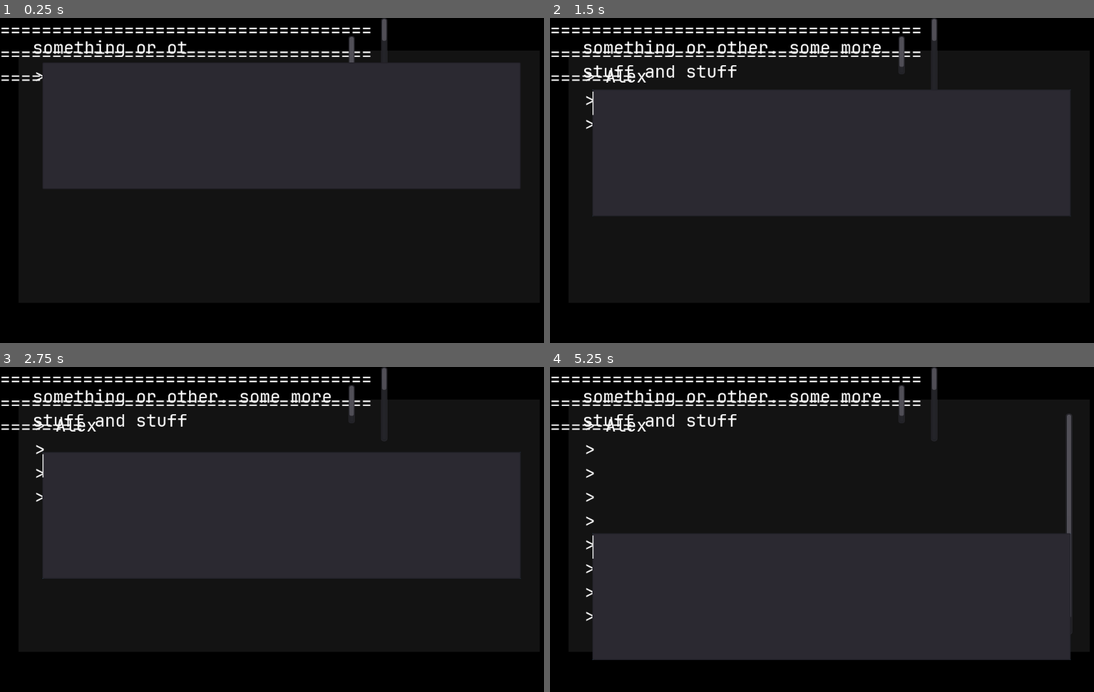
Above: before the commit, frames 1-4 (two rows, left to right).
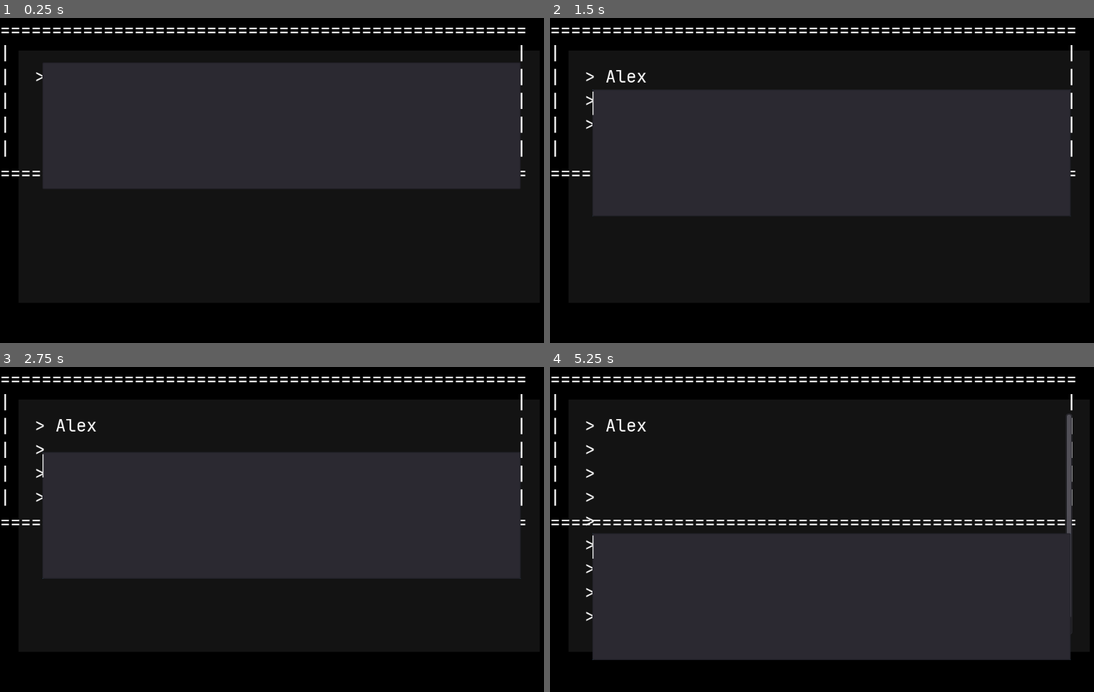
Above: after the commit, the same moments.

Repository: ailurada/project-seafarer
Game: Godot game, scene res://Control.tscn
Same seed, same stepped clock (60 frames per second), same inputs: the game is played once before the commit and once after it.
Inputs (mouse positions are in pixels of both pictures, inside the frame that each line leads up to):
- Up to frame 1 (0.25 s): no input
- Up to frame 2 (1.5 s): click (832, 125) at 0.52 s; type "Alex" at 0.6 s; tap Enter (enter) at 1.25, 1.35 s
- Up to frame 3 (2.75 s): tap Space at 2 s; tap Enter (enter) at 2.1 s
- Up to frame 4 (5.25 s): tap Enter (enter) at 2.75, 2.85, 3.6, 4.25, 4.35, 5.1 s; tap Space at 3.5, 5 s

The runs differ from the first frame. In frame 1, 1.7% of the frame differs, in the area x 0-97%, y 0-49%; in frame 2, 2.5%; in frame 3, 2.5%; in frame 4, 3.3%.

Commit message:
stretchy dialogue box

Diff:
--- a/app/Control.tscn
+++ b/app/Control.tscn
@@ -23,8 +23,8 @@
 color = Color( 0.0784314, 0.0784314, 0.0784314, 1 )
 
 [node name="DialogueBoxBorder" type="RichTextLabel" parent="."]
-margin_right = 713.0
-margin_bottom = 137.0
+margin_right = 4550.0
+margin_bottom = 763.0
 script = ExtResource( 3 )
 
 [node name="DialogueBoxText" type="RichTextLabel" parent="DialogueBoxBorder"]
--- a/app/Scripts/DialogueBoxBorder.gd
+++ b/app/Scripts/DialogueBoxBorder.gd
@@ -1,16 +1,39 @@
 extends RichTextLabel
 
-var top_border = "================================================================================"
+var char_width_px = 20
+var num_rows = 5
+
+var top_border = "=="
 var space = ""
+
+func generate_border(width_px):
+
+	top_border = "=="
+	space = ""
+
+	var new_border = ""
+
+	for i in range(width_px/char_width_px - 2):
+		top_border += "="
+		space += " "
+
+	new_border = top_border
+
+	for i in range(num_rows):
+		new_border += "\n|" + space + "|"
+
+	new_border += "\n" + top_border
+
+	self.text = new_border
+
 
 # Called when the node enters the scene tree for the first time.
 func _ready():
-	for i in range(len(top_border) -2):
-		space += " "
-
-	self.text = top_border + "\n|" + space + "|\n|" + space + "!\n" + top_border
+	var win_width = get_viewport().size.x
+	generate_border(win_width)
 
 
 # Called every frame. 'delta' is the elapsed time since the previous frame.
-#func _process(delta):
-#	pass
+func _process(delta):
+	var win_width = get_viewport().size.x
+	generate_border(win_width)
